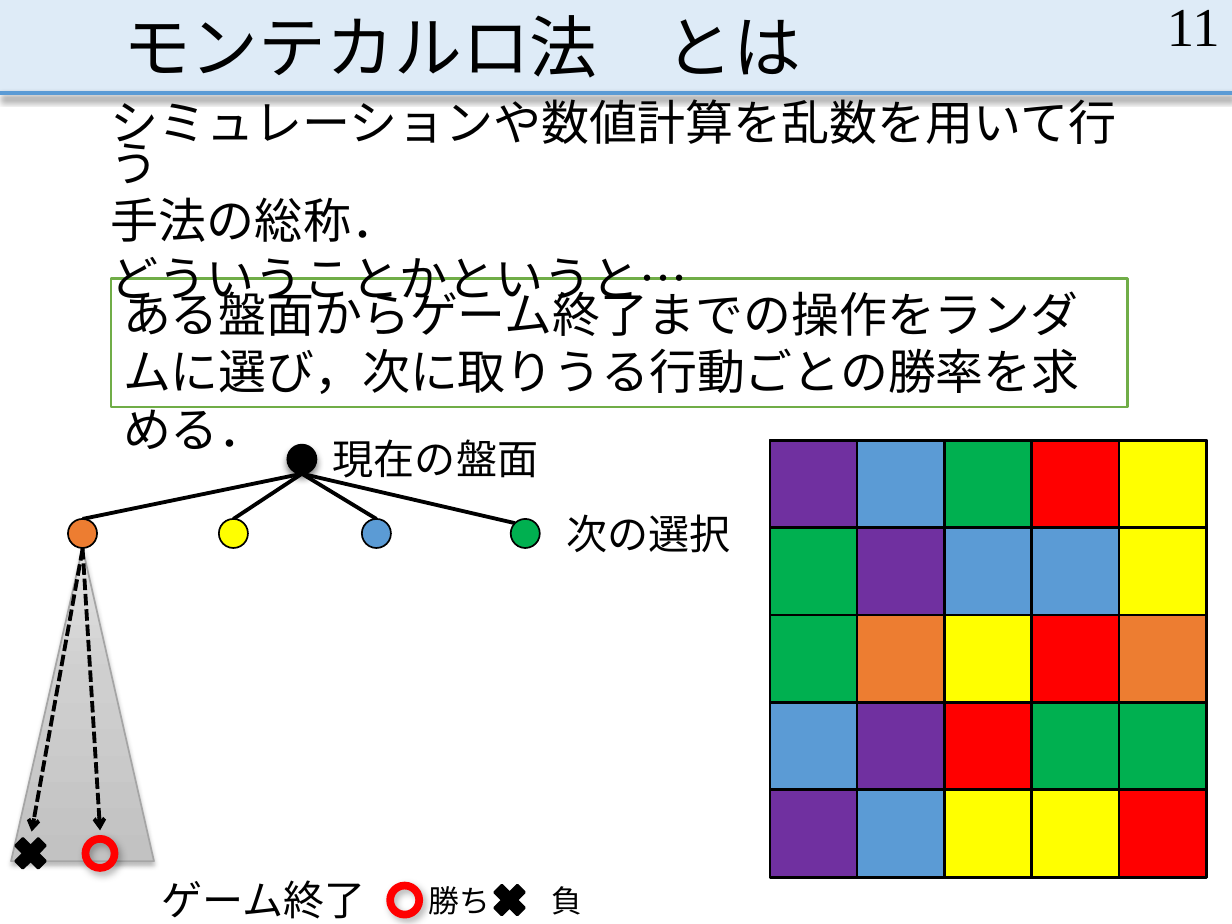
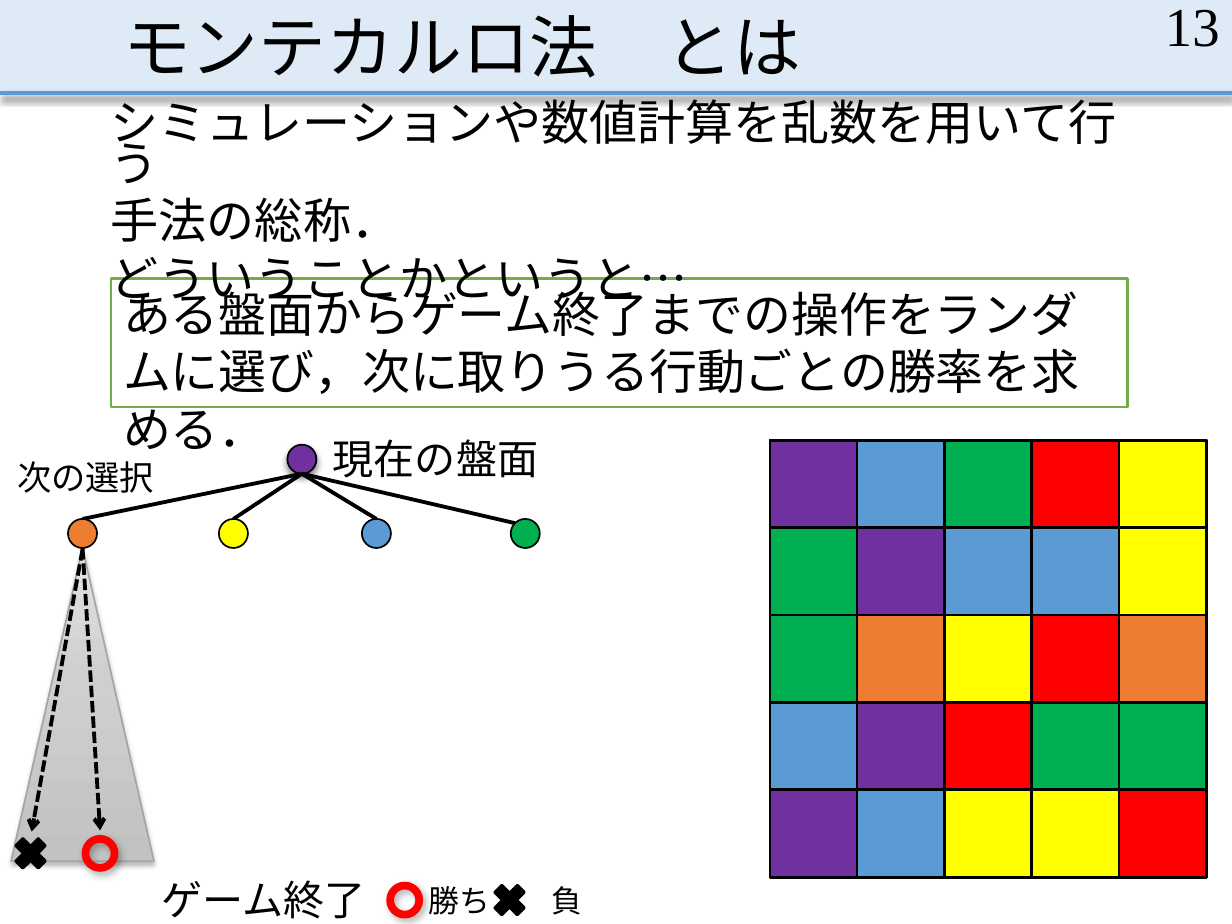
Before and after one commit to MasayaOda/SR, a slide deck: slide 13 of 中間発表.pptx (slide 11 before the commit). Drawn at 1232x924 pixels with LibreOffice and Linux fonts; fonts in the diff are those of the drawing. Boxes give left, top, right and bottom in pixels: in the first picture for what was removed or moved away, otherwise in the second. Text is boxed around its words. In the diff, an @@ line names an element or a change of style, - is before the commit and + after.

```diff
--- a/中間発表.pptx
+++ b/中間発表.pptx
@@ page number at [1165,9,1220,47]: text changed @@
-11
+13
@@ ellipse at [287,445,317,474]: fill #000000 to #7030A0 @@
@@ text "次の選択": place and size @@
-text "次の選択" at [567,514,731,553]
+text "次の選択" at [17,461,154,493]
@@ text "次の選択" at [17,461,154,493]: size 24 to 20 pt @@
```
Also in this commit, not shown: 9 other slides changed, 4 slides added.
